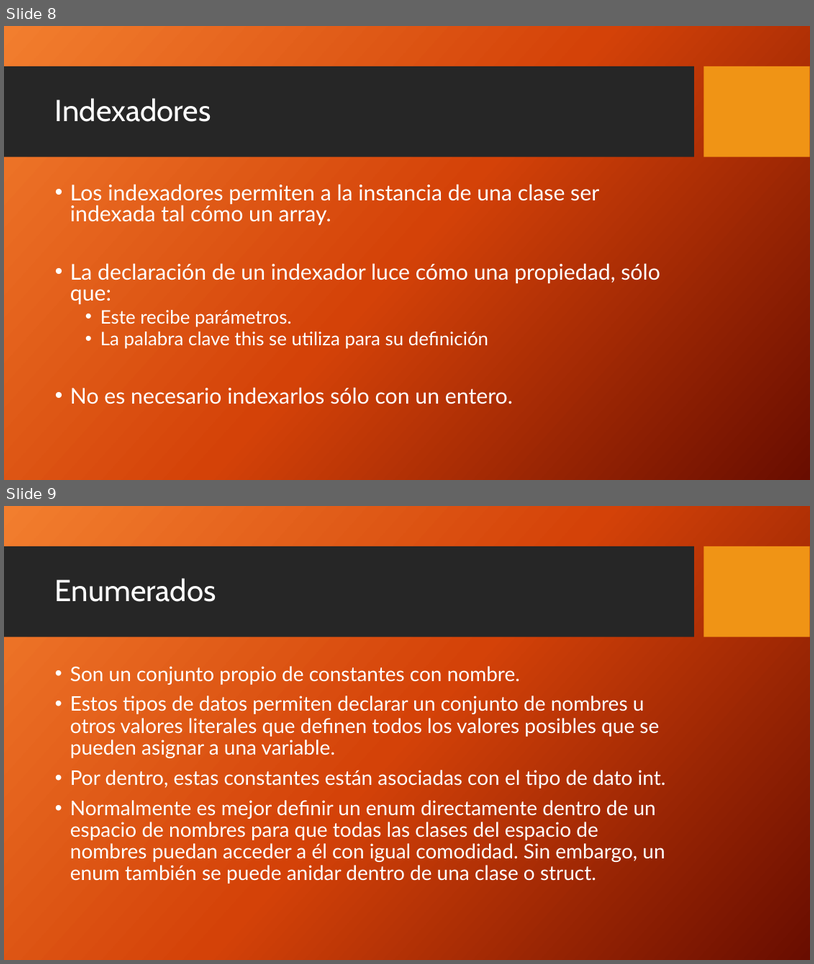
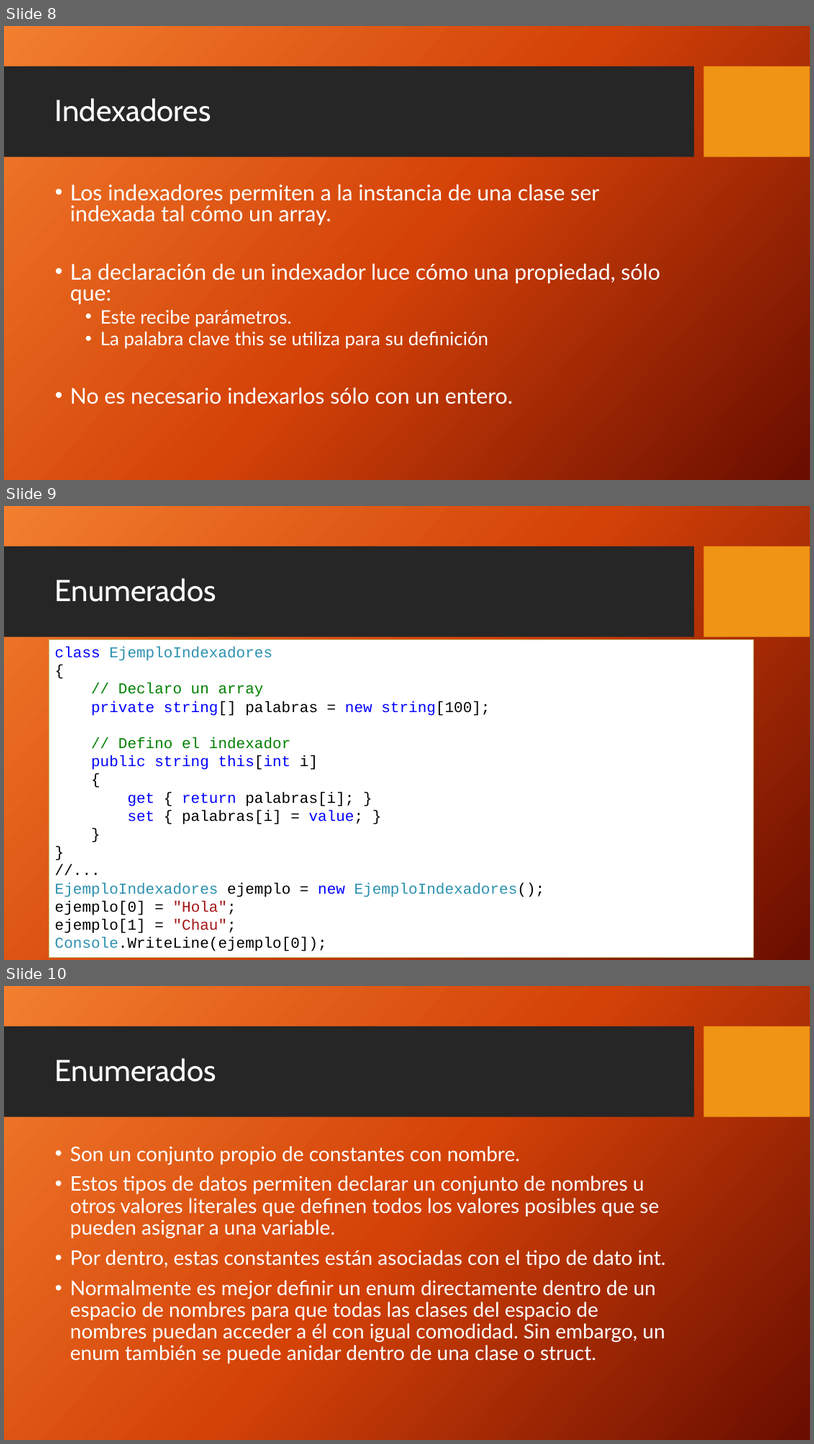
Before and after one commit to FedeDavila1984/utn_prog_y_lab_II, a slide deck: PPTs/ProgramacionII_Clase_08-2018.pptx. Shown one above the other, each under a label of ours: slides 8 and 9 before the commit, slides 8, 9 and 10 after it. The pictures are 814x964 and 814x1444 pixels, drawn with LibreOffice and Linux fonts; fonts in the diff are those of the drawing; background and template pictures are left out. Boxes give left, top, right and bottom in pixels: in the first picture for what was removed or moved away, otherwise in the second. Text is boxed around its words. In the diff, an @@ line names an element or a change of style, - is before the commit and + after.

```diff
--- a/PPTs/ProgramacionII_Clase_08-2018.pptx
+++ b/PPTs/ProgramacionII_Clase_08-2018.pptx
@@ slide 9 added at <box>4,506,810,960</box>, background picture (left out); not listed: 2 template elements that a slide beside it also shows @@
@@ title added at <box>55,578,216,602</box>, 36 pt, text #FFFFFF @@
+Enumerados
@@ rectangle added at <box>49,640,754,957</box>, fill #FFFFFF, outline #C1B56B 1 pt, 18 pt, text #000000 @@
+class EjemploIndexadores
+{
+// Declaro un array
+private string[] palabras = new string[100];
+// Defino el indexador
+public string this[int i]
+{
+get { return palabras[i]; }
+set { palabras[i] = value; }
+}
+}
+//...
+EjemploIndexadores ejemplo = new EjemploIndexadores();
+ejemplo[0] = "Hola";
+ejemplo[1] = "Chau";
+Console.WriteLine(ejemplo[0]);
@@ what was slide 9 is now slide 10 @@
```
Also in this commit, not shown: 44 other files.
